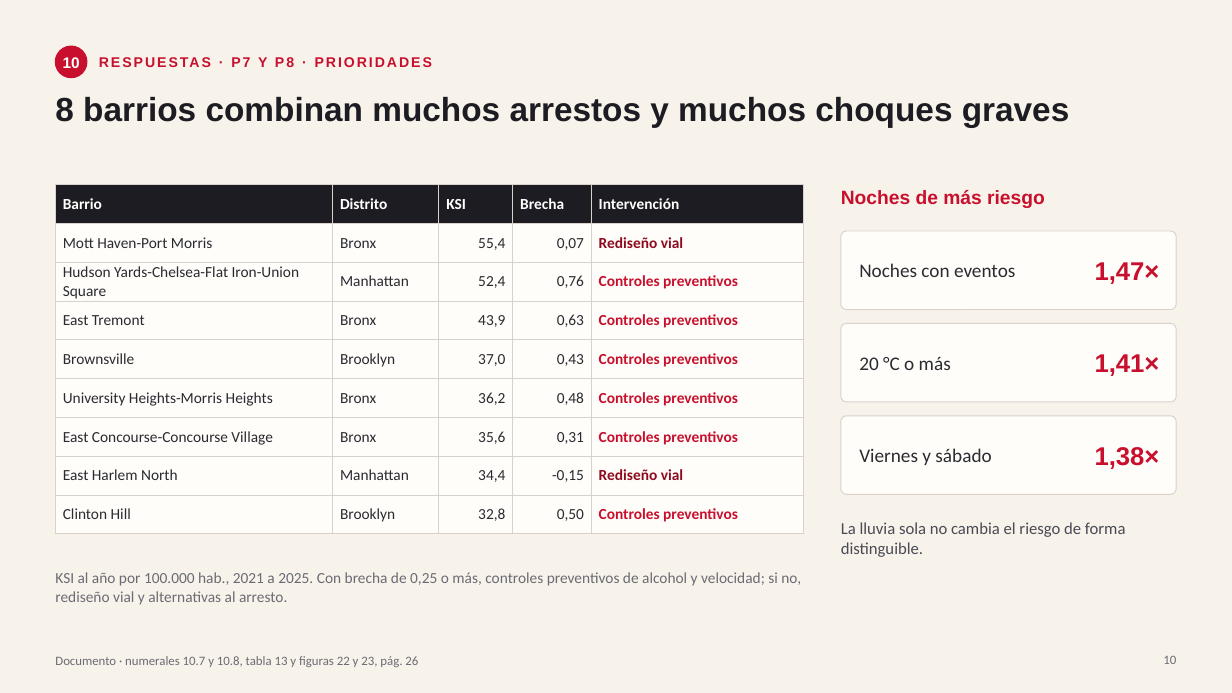
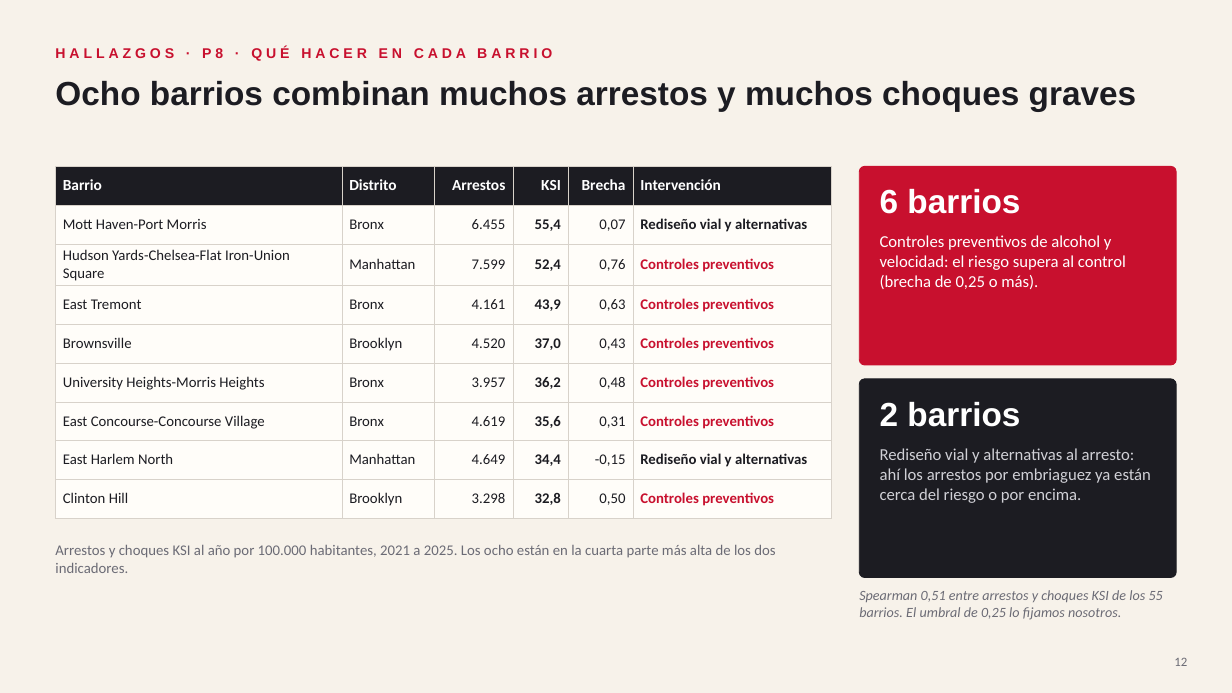
Before and after one commit to MateoJara/proyecto-nyc-bigdata, a slide deck: slide 12 of entregas/entrega_final/Presentacion_EntregaFinal_ProyectoNYC.pptx (slide 10 before the commit). Drawn at 1232x693 pixels with LibreOffice and Linux fonts; fonts in the diff are those of the drawing. Boxes give left, top, right and bottom in pixels: in the first picture for what was removed or moved away, otherwise in the second. Text is boxed around its words. In the diff, an @@ line names an element or a change of style, - is before the commit and + after.

Commit message:
Documento y presentación finales del equipo y evidencia de Zotero corregida

```diff
--- a/entregas/entrega_final/Presentacion_EntregaFinal_ProyectoNYC.pptx
+++ b/entregas/entrega_final/Presentacion_EntregaFinal_ProyectoNYC.pptx
@@ ellipse removed at <box>55,46,87,78</box> @@
@@ text added at <box>55,47,552,61</box>, 11 pt, text #C8102E, bold @@
+HALLAZGOS · P8 · QUÉ HACER EN CADA BARRIO
@@ text removed at <box>63,57,80,68</box> @@
-10
@@ text removed at <box>258,57,267,67</box> @@
-RESPUESTAS · P7 Y P8 · PRIORIDADES
@@ title at <box>55,81,1137,111</box>: text changed @@
-8 barrios combinan muchos arrestos y muchos choques graves
+Ocho barrios combinan muchos arrestos y muchos choques graves
@@ table at <box>55,166,832,510</box> @@
+column 3: Arrestos | 6.455 | 7.599 | 4.161 | 4.520 | 3.957 | 4.619 | 4.649 | 3.298
-column 6, row 2: Rediseño vial
+column 6, row 2: Rediseño vial y alternativas
-column 6, row 8: Rediseño vial
+column 6, row 8: Rediseño vial y alternativas
@@ table: place and size @@
-table at <box>55,185,804,526</box>
+table at <box>55,166,832,510</box>
@@ rounded rectangle: place and size @@
-rounded rectangle at <box>841,231,1177,310</box>
+rounded rectangle at <box>860,166,1177,365</box>
@@ rounded rectangle at <box>860,166,1177,365</box>: fill #FFFDF9 to #C8102E; outline #D8D2CA 0.75 pt to #C8102E 0.75 pt; proportions changed @@
@@ text removed at <box>841,190,1045,208</box> @@
-Noches de más riesgo
@@ text added at <box>880,188,1020,214</box>, 26 pt, text #FFFFFF, bold @@
+6 barrios
@@ text added at <box>880,235,1126,289</box>, 13 pt, text #FFFFFF @@
+Controles preventivos de alcohol y velocidad: el riesgo supera al control (brecha de 0,25 o más).
@@ text removed at <box>859,263,1015,277</box> @@
-Noches con eventos
@@ text removed at <box>1095,262,1160,284</box> @@
-1,47×
@@ rounded rectangle removed at <box>841,323,1177,402</box> @@
@@ text removed at <box>859,357,951,370</box> @@
-20 °C o más
@@ text removed at <box>1095,354,1160,376</box> @@
-1,41×
@@ rounded rectangle: place and size @@
-rounded rectangle at <box>841,416,1177,494</box>
+rounded rectangle at <box>860,379,1177,578</box>
@@ rounded rectangle at <box>860,379,1177,578</box>: fill #FFFDF9 to #1C1C22; outline #D8D2CA 0.75 pt to #1C1C22 0.75 pt; proportions changed @@
@@ text added at <box>880,402,1020,427</box>, 26 pt, text #FFFFFF, bold @@
+2 barrios
@@ text removed at <box>859,448,991,465</box> @@
-Viernes y sábado
@@ text added at <box>880,448,1151,503</box>, 13 pt, text #D0D0D6 @@
+Rediseño vial y alternativas al arresto: ahí los arrestos por embriaguez ya están cerca del riesgo o por encima.
@@ text removed at <box>1095,447,1160,469</box> @@
-1,38×
@@ text removed at <box>841,522,1126,557</box> @@
-La lluvia sola no cambia el riesgo de forma distinguible.
@@ text at <box>55,545,775,573</box>: text changed; size 12 to 11.5 pt @@
-KSI al año por 100.000 hab., 2021 a 2025. Con brecha de 0,25 o más, controles preventivos de alcohol y velocidad; si no, rediseño vial y alternativas al arresto.
+Arrestos y choques KSI al año por 100.000 habitantes, 2021 a 2025. Los ocho están en la cuarta parte más alta de los dos indicadores.
@@ text added at <box>859,590,1163,620</box>, 11 pt, text #6B6B75, italic @@
+Spearman 0,51 entre arrestos y choques KSI de los 55 barrios. El umbral de 0,25 lo fijamos nosotros.
@@ text removed at <box>55,656,418,667</box> @@
-Documento · numerales 10.7 y 10.8, tabla 13 y figuras 22 y 23, pág. 26
@@ page number removed at <box>1163,656,1176,664</box> @@
-10
@@ page number added at <box>1174,658,1187,666</box>, 10 pt, text #6B6B75 @@
+12
```
Also in this commit, not shown: 11 other slides changed, 6 slides added, 3 slides removed, 3 other files.
